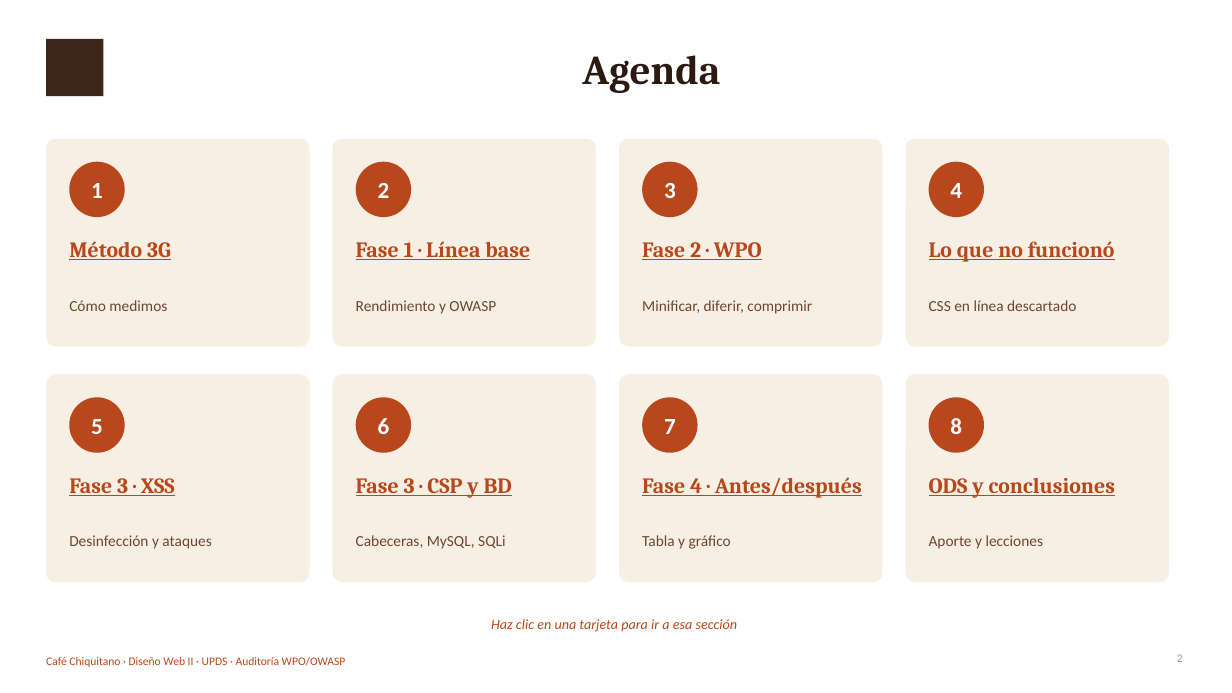
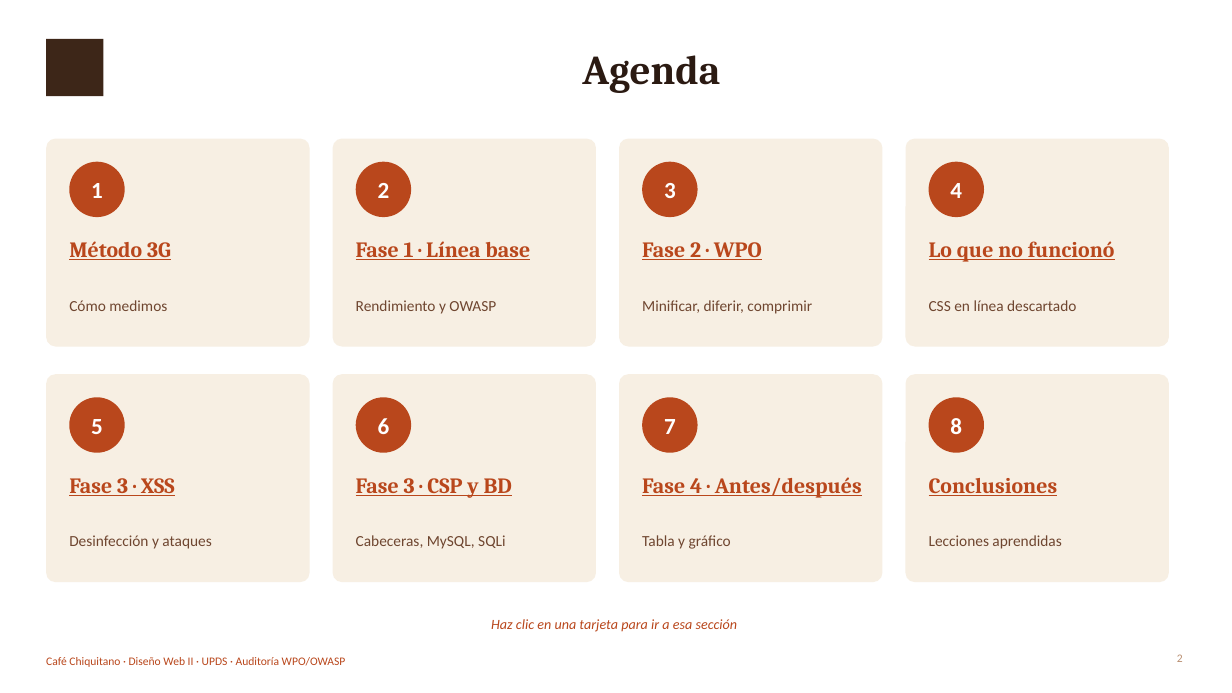
Before and after one commit to lixinrodriguez1-eng/mercado-justo-cruceno, a slide deck: slide 2 of informe-auditoria/Presentacion_Auditoria_WPO_OWASP.pptx. Drawn at 1232x693 pixels with LibreOffice and Linux fonts; fonts in the diff are those of the drawing; background and template pictures are left out. Boxes give left, top, right and bottom in pixels: in the first picture for what was removed or moved away, otherwise in the second. Text is boxed around its words. In the diff, an @@ line names an element or a change of style, - is before the commit and + after.

```diff
--- a/informe-auditoria/Presentacion_Auditoria_WPO_OWASP.pptx
+++ b/informe-auditoria/Presentacion_Auditoria_WPO_OWASP.pptx
@@ text at <box>929,478,1058,496</box>: text changed @@
-ODS y conclusiones
+Conclusiones
@@ text at <box>929,535,1061,549</box>: text changed @@
-Aporte y lecciones
+Lecciones aprendidas
```
Also in this commit, not shown: 1 slide removed, 9 other files.
